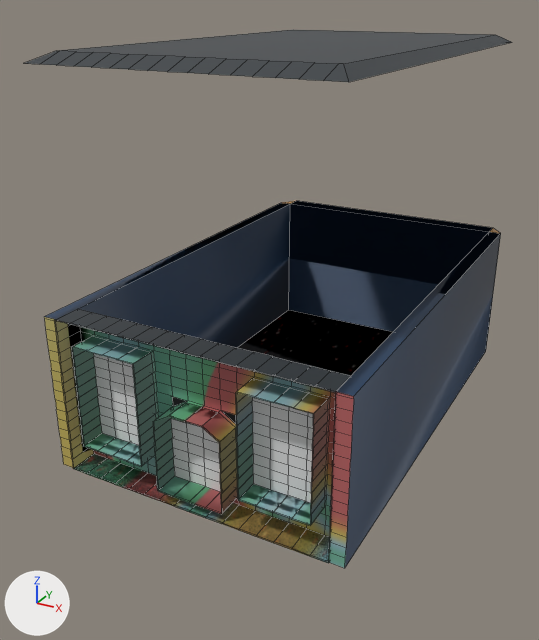
The FBX model Arcade Inside.fbx: old version first, new version second.
Both versions are drawn from a 50 mm camera at (13.4, -24.8, 17.2) aimed at (-1.0, 1.3, 4.2). Every picture has the same lights, and +X, +Y and +Z are marked at lower left. Mesh edges are drawn as thin lines. Where no turn or scale is listed for an object, it has been applied to the vertices.
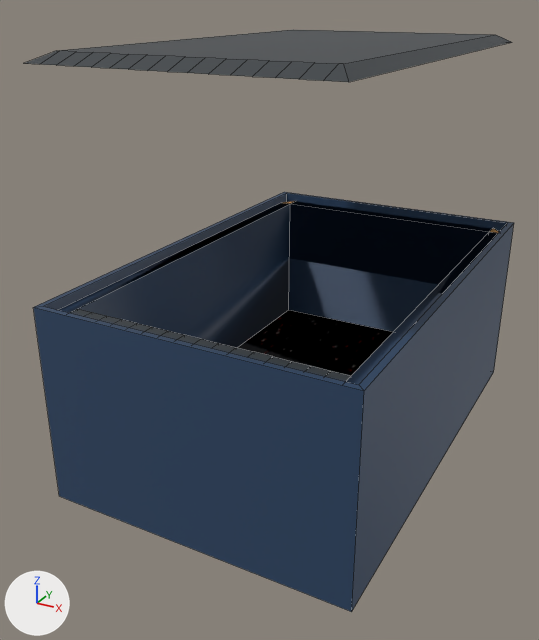
Changed parts and their boxes [x1, y1, x2, y2] in the pictures (539 x 640 px):
'Cube.002', added (blue)
    after: [33, 192, 514, 612]
'Cube', unchanged, covered by the edit
    before: [44, 201, 501, 568]
    after: [59, 201, 499, 385]

The change, as a diff of the scene's bpy script:
```diff
--- a/Arcade Inside.fbx.py
+++ b/Arcade Inside.fbx.py
@@ me_cube @@
+me_cube.from_pydata(...)  # 16 vertices, 12 faces; spans x -6.5..6.5, y -9.9..9.9, z -4.2..4.2
+# faces by material slot: [1, 11]
+me_cube.materials.append(mat_material_006)  # picture img_cool_png
+me_cube.materials.append(mat_material_007)  # dark blue #2d4665
@@ ob_cube_002 @@
+ob_cube_002 = bpy.data.objects.new('Cube.002', me_cube)
+ob_cube_002.location = (0.06, 3.15, 2.4)
```
